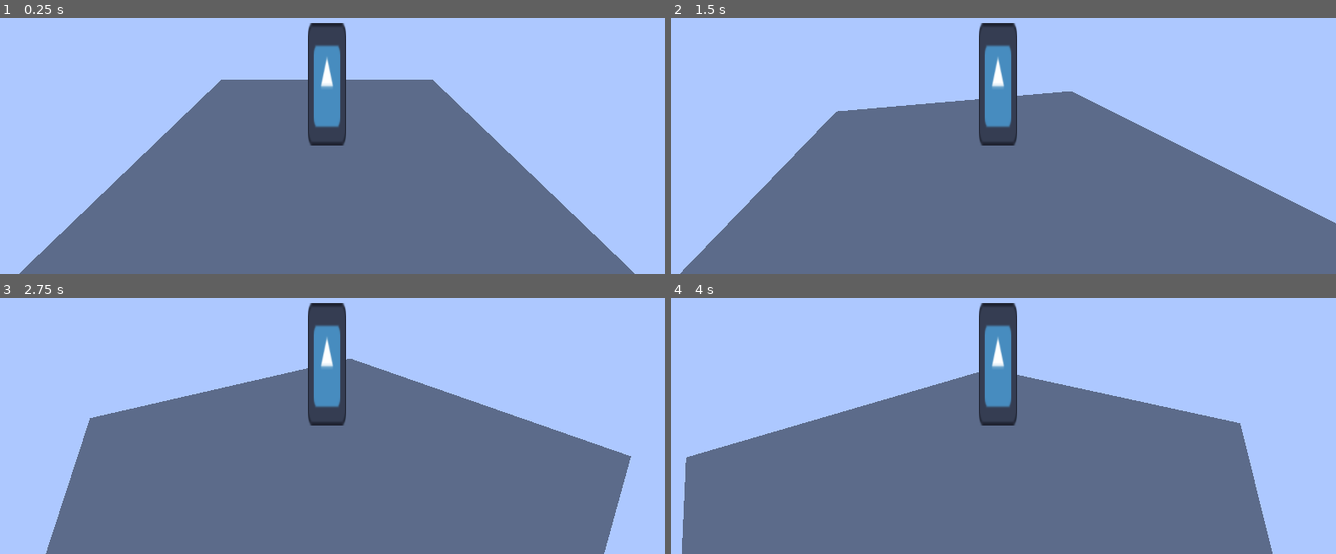
Above: before the commit, frames 1-4 (two rows, left to right).
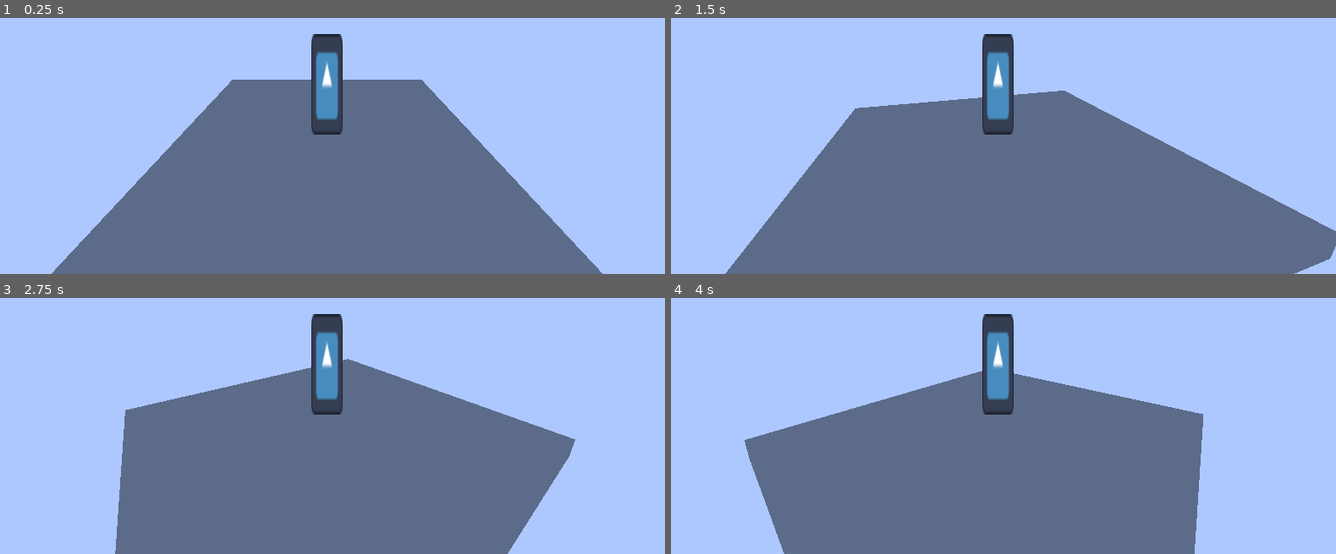
Above: after the commit, the same moments.

Repository: ronituohino/farming
Game: Godot game, scene res://scenes/main.tscn
The game is run twice, just before and just after one commit, with the same random seed, the same clock (stepped at 60 frames per second) and the same inputs. The engine's default icon, where the game draws it, is replaced by a stand-in: a white triangle on a blue panel in a dark square.
Inputs (mouse positions are in pixels of both pictures, inside the frame that each line leads up to):
- Up to frame 1 (0.25 s): no input
- Up to frame 2 (1.5 s): tap Enter at 0.5 s; move the mouse to (1149, 64) at 0.52 s; press the mouse at (1149, 64) at 0.53 s; tap Space at 1.25 s; move the mouse to (963, 87) at 1.27 s; release the mouse at (963, 87) at 1.28 s; click (963, 87) at 1.35 s
- Up to frame 3 (2.75 s): tap Enter at 2 s; move the mouse to (345, 356) at 2.02 s; press the mouse at (345, 356) at 2.03 s
- Up to frame 4 (4 s): tap Space at 2.75 s; move the mouse to (990, 369) at 2.77 s; release the mouse at (990, 369) at 2.78 s; click (990, 369) at 2.85 s; tap Enter at 3.5 s; move the mouse to (1050, 369) at 3.52 s; press the mouse at (1050, 369) at 3.53 s

The runs differ from the first frame. In frame 1, 6.5% of the frame differs, in the area x 2-96%, y 1-100%; in frame 2, 5.8%; in frame 3, 11%; in frame 4, 11%, in the area x 1-91%, y 1-100%.

Commit message:
Add spring arm to camera, so cool!

Diff:
--- a/scenes/player.tscn
+++ b/scenes/player.tscn
@@ -6,6 +6,8 @@
 [sub_resource type="CapsuleShape3D" id="CapsuleShape3D_sugp2"]
 radius = 0.3
 height = 1.6
+
+[sub_resource type="SphereShape3D" id="SphereShape3D_g2els"]
 
 [node name="Player3D" type="CharacterBody3D" unique_id=2052042716]
 script = ExtResource("1_g2els")
@@ -22,6 +24,10 @@
 unique_name_in_owner = true
 transform = Transform3D(1, 0, 0, 0, 0.9191353, 0.39394188, 0, -0.39394188, 0.9191353, 0, 0, 0)
 
-[node name="Camera3D" type="Camera3D" parent="CameraPivot" unique_id=169622289]
+[node name="SpringArm3D" type="SpringArm3D" parent="CameraPivot" unique_id=949829429]
+shape = SubResource("SphereShape3D_g2els")
+spring_length = 5.0
+
+[node name="Camera3D" type="Camera3D" parent="CameraPivot/SpringArm3D" unique_id=169622289]
 unique_name_in_owner = true
-transform = Transform3D(1, 0, 0, 0, 1, 0, 0, 0, 1, 0, 0, 4.11)
+transform = Transform3D(1, 0, 0, 0, 1.0000001, 0, 0, 0, 1.0000001, 0, 0, 5)
